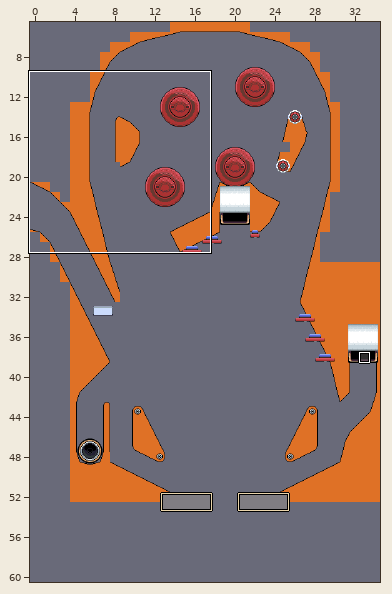
LDtk project: assets/world.ldtk. The first picture is a wide view before the edit; the outline marks the close-up.
Close-up. Before the edit:
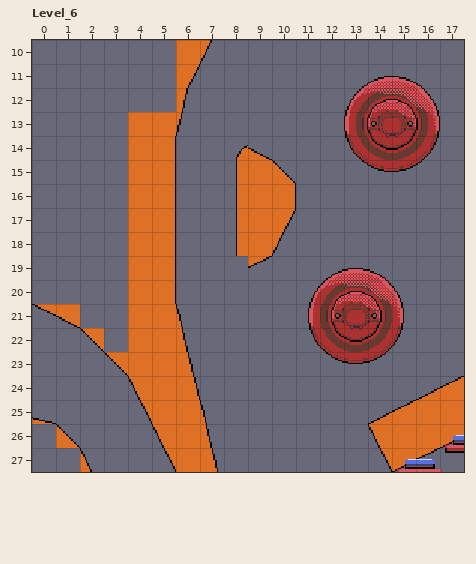
Cells are 16x16 px. Shown: Level_6 x 0..17, y 10..27. The commit also changed other parts of the map, which this record leaves out. The old version is drawn lined up with the new one.
Once edited:
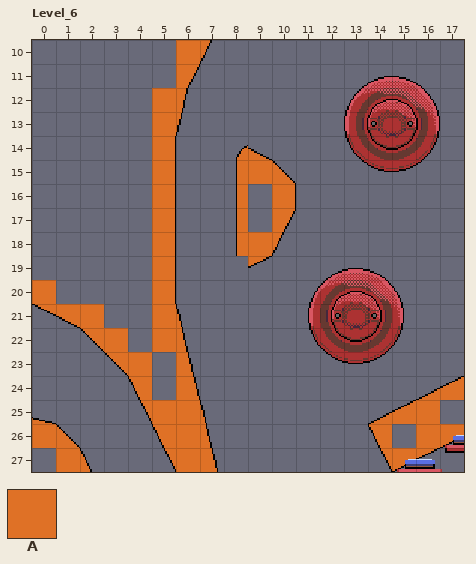
Key: from "BaseTileset": A 109.
_ is an empty cell, . an unchanged one.
Diff:
map size 40x57 -> 40x60 cells
--- layer "Terrain"
@@ x 0..17 @@
-12 ....._............
-13 ....A.............
-14 ....A.............
-15 ....A.............
-16 ....A....A........
-17 ....A....A........
-18 ....A.............
-19 ....A.............
-20 _...A.............
-21 .._.A.............
-22 ..._A.............
-23 .....A............
-24 .....A............
-25 .................A
-26 _..............A..
-27 ._................
+12 .....A............
+13 ...._.............
+14 ...._.............
+15 ...._.............
+16 ...._...._........
+17 ...._...._........
+18 ...._.............
+19 ...._.............
+20 A..._.............
+21 ..A._.............
+22 ...A_.............
+23 ....._............
+24 ....._............
+25 ................._
+26 A.............._..
+27 .A................
